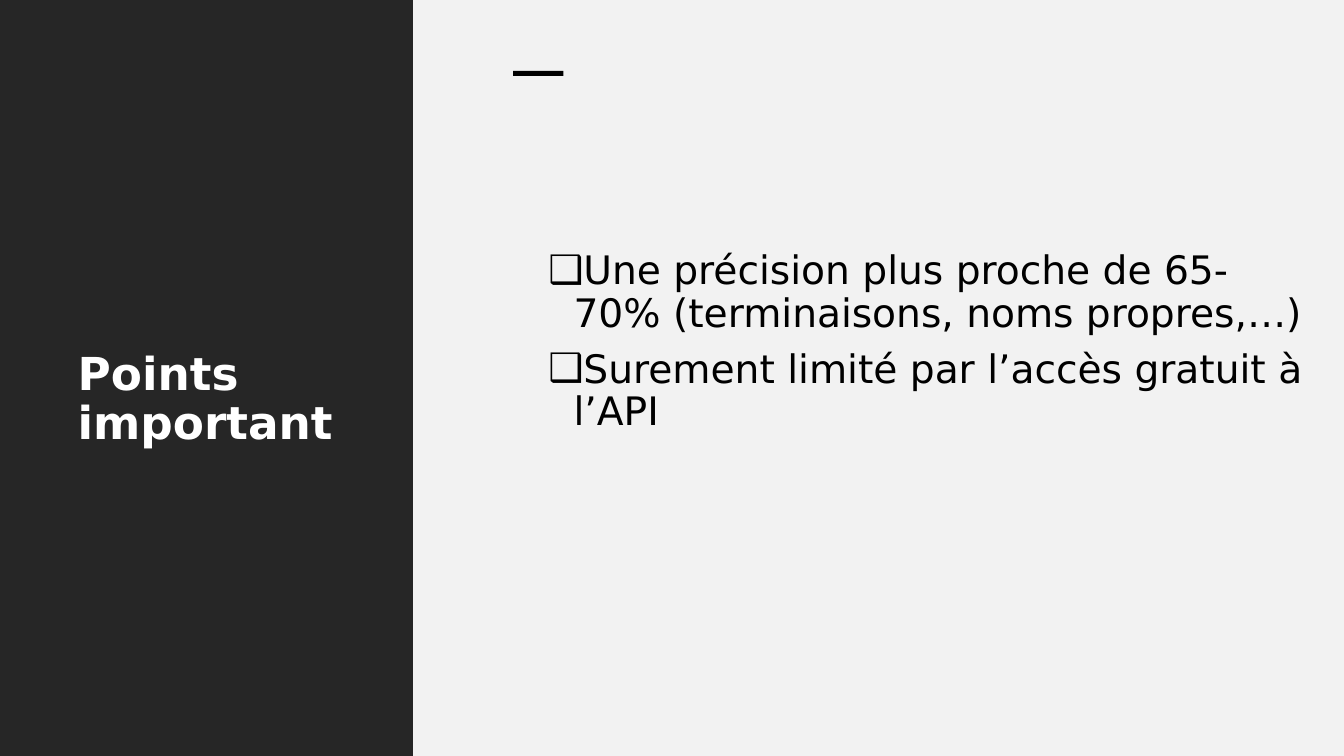
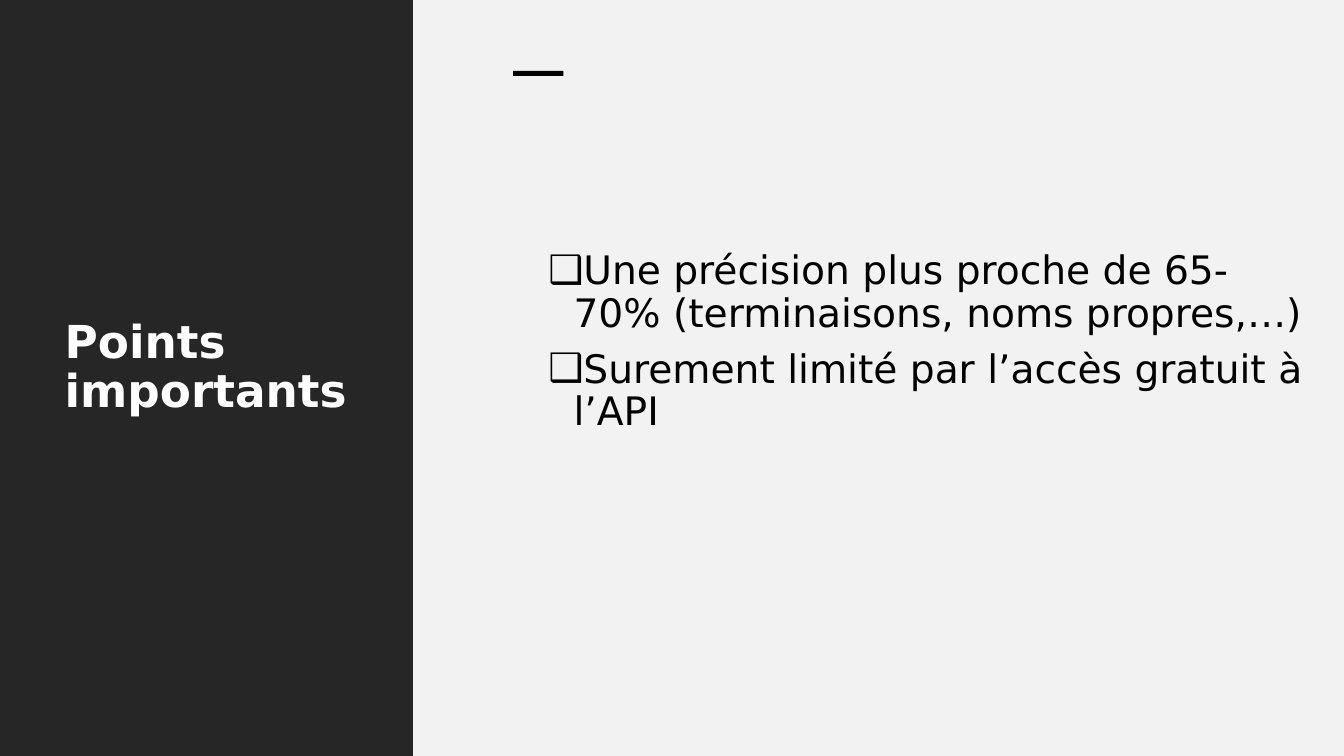
Before and after one commit to dpicca/Montreux-Jazz-Memories, a slide deck: slide 9 of Montreux Jazz Memories Bilan 30.03.22.pptx. Drawn at 1344x756 pixels with LibreOffice and Linux fonts; fonts in the diff are those of the drawing. Boxes give left, top, right and bottom in pixels: in the first picture for what was removed or moved away, otherwise in the second. Text is boxed around its words. In the diff, an @@ line names an element or a change of style, - is before the commit and + after.

```diff
--- a/Montreux Jazz Memories Bilan 30.03.22.pptx
+++ b/Montreux Jazz Memories Bilan 30.03.22.pptx
@@ title at box(65, 323, 347, 417): text changed @@
-Points important
+Points importants
```
Also in this commit, not shown: 2 other slides changed, 2 other files.
